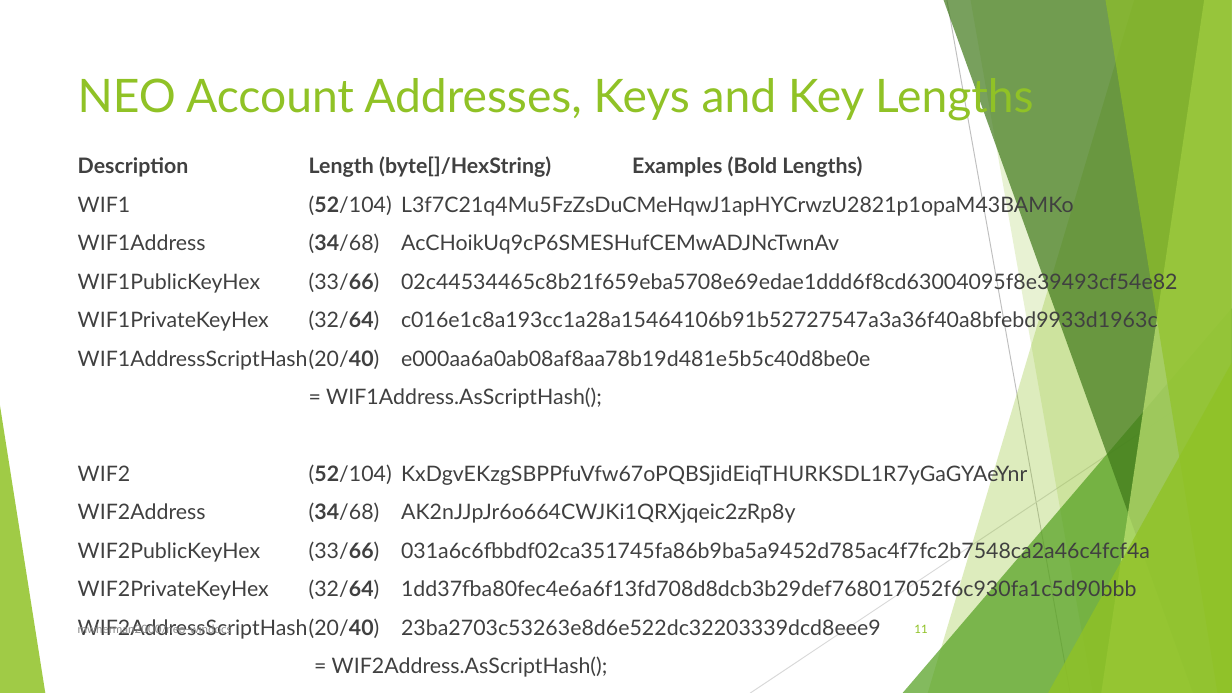
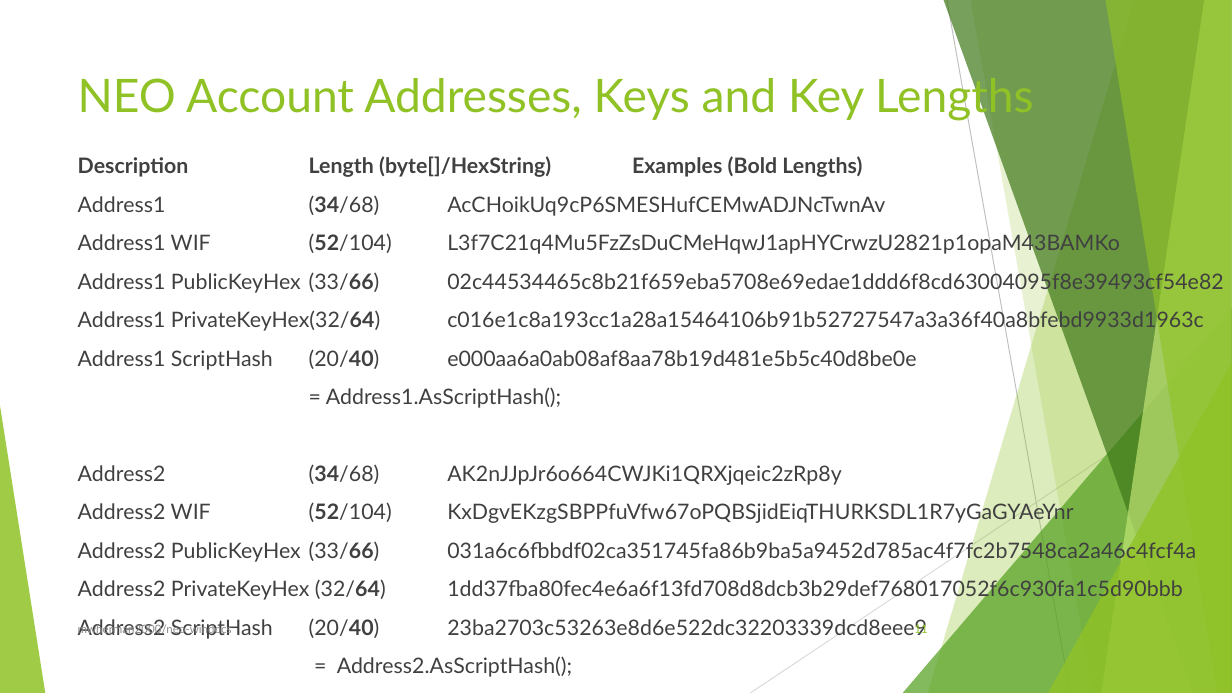
Before and after one commit to mwherman2000/neo-windocs, a slide deck: slide 11 of windocs/windocs-presentations/Debugging NEO Accounts and Addresses-20180216 v0.1.pptx. Drawn at 1232x693 pixels with LibreOffice and Linux fonts; fonts in the diff are those of the drawing. Boxes give left, top, right and bottom in pixels: in the first picture for what was removed or moved away, otherwise in the second. Text is boxed around its words. In the diff, an @@ line names an element or a change of style, - is before the commit and + after.

```diff
--- a/windocs/windocs-presentations/Debugging NEO Accounts and Addresses-20180216 v0.1.pptx
+++ b/windocs/windocs-presentations/Debugging NEO Accounts and Addresses-20180216 v0.1.pptx
@@ text at (78, 195, 1120, 677): text changed @@
-WIF1 (52/104) L3f7C21q4Mu5FzZsDuCMeHqwJ1apHYCrwzU2821p1opaM43BAMKo
-WIF1Address (34/68) AcCHoikUq9cP6SMESHufCEMwADJNcTwnAv
-WIF1PublicKeyHex (33/66) 02c44534465c8b21f659eba5708e69edae1ddd6f8cd63004095f8e39493cf54e82
-WIF1PrivateKeyHex (32/64) c016e1c8a193cc1a28a15464106b91b52727547a3a36f40a8bfebd9933d1963c
-WIF1AddressScriptHash (20/40) e000aa6a0ab08af8aa78b19d481e5b5c40d8be0e
-= WIF1Address.AsScriptHash();
-WIF2 (52/104) KxDgvEKzgSBPPfuVfw67oPQBSjidEiqTHURKSDL1R7yGaGYAeYnr
-WIF2Address (34/68) AK2nJJpJr6o664CWJKi1QRXjqeic2zRp8y
-WIF2PublicKeyHex (33/66) 031a6c6fbbdf02ca351745fa86b9ba5a9452d785ac4f7fc2b7548ca2a46c4fcf4a
-WIF2PrivateKeyHex (32/64) 1dd37fba80fec4e6a6f13fd708d8dcb3b29def768017052f6c930fa1c5d90bbb
-WIF2AddressScriptHash (20/40) 23ba2703c53263e8d6e522dc32203339dcd8eee9
-= WIF2Address.AsScriptHash();
+Address1 (34/68) AcCHoikUq9cP6SMESHufCEMwADJNcTwnAv
+Address1 WIF (52/104) L3f7C21q4Mu5FzZsDuCMeHqwJ1apHYCrwzU2821p1opaM43BAMKo
+Address1 PublicKeyHex (33/66) 02c44534465c8b21f659eba5708e69edae1ddd6f8cd63004095f8e39493cf54e82
+Address1 PrivateKeyHex(32/64) c016e1c8a193cc1a28a15464106b91b52727547a3a36f40a8bfebd9933d1963c
+Address1 ScriptHash (20/40) e000aa6a0ab08af8aa78b19d481e5b5c40d8be0e
+= Address1.AsScriptHash();
+Address2 (34/68) AK2nJJpJr6o664CWJKi1QRXjqeic2zRp8y
+Address2 WIF (52/104) KxDgvEKzgSBPPfuVfw67oPQBSjidEiqTHURKSDL1R7yGaGYAeYnr
+Address2 PublicKeyHex (33/66) 031a6c6fbbdf02ca351745fa86b9ba5a9452d785ac4f7fc2b7548ca2a46c4fcf4a
+Address2 PrivateKeyHex (32/64) 1dd37fba80fec4e6a6f13fd708d8dcb3b29def768017052f6c930fa1c5d90bbb
+Address2 ScriptHash (20/40) 23ba2703c53263e8d6e522dc32203339dcd8eee9
+= Address2.AsScriptHash();
```
Also in this commit, not shown: 1 other slide changed, 20 other files.
